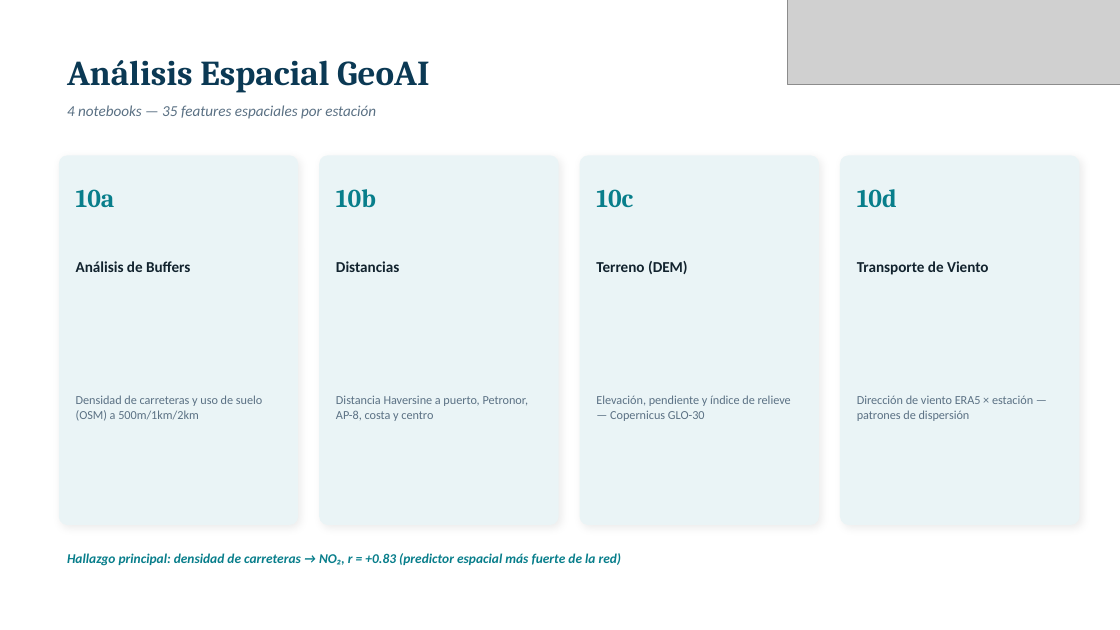
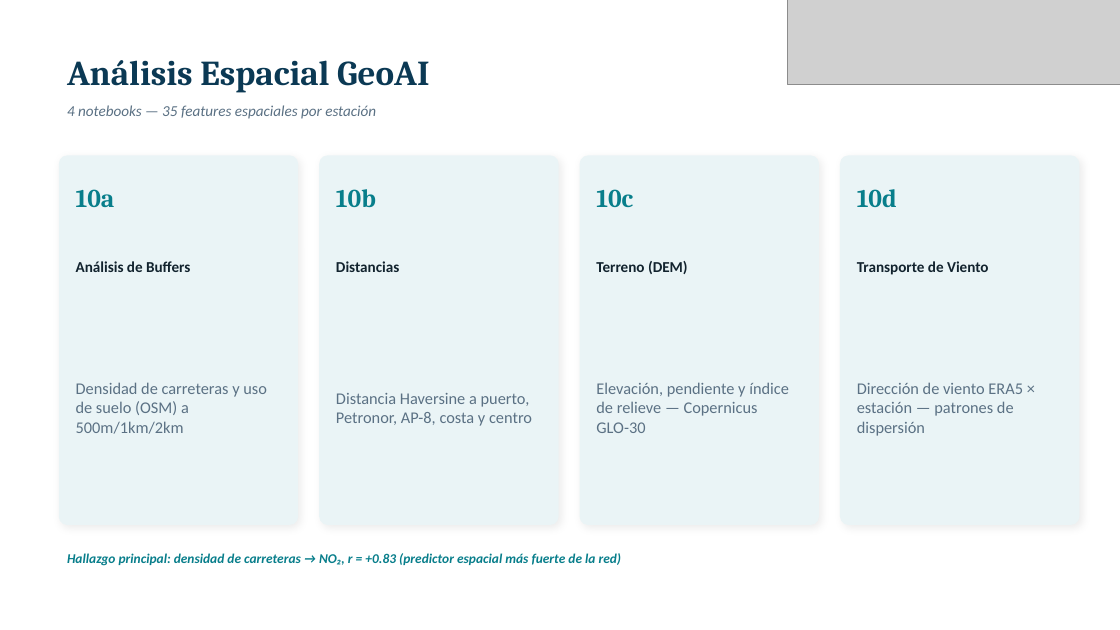
Before and after one commit to armanghazi/AI-Based-Smart-City-Air-Quality-Monitoring-and-Forecasting-System-for-Greater-Bilbao, a slide deck: slide 12 of GeoAI_Bilbao_Presentacion.pptx. Drawn at 1120x630 pixels with LibreOffice and Linux fonts; fonts in the diff are those of the drawing; grey boxes stand for pictures. Boxes give left, top, right and bottom in pixels: in the first picture for what was removed or moved away, otherwise in the second. Text is boxed around its words. In the diff, an @@ line names an element or a change of style, - is before the commit and + after.

```diff
--- a/GeoAI_Bilbao_Presentacion.pptx
+++ b/GeoAI_Bilbao_Presentacion.pptx
@@ size 10.5 to 14 pt in 4 elements at [76, 382, 267, 434], [336, 393, 532, 426], [596, 382, 789, 433], [857, 382, 1023, 436] @@
```
Also in this commit, not shown: 4 other slides changed, 1 other file.
